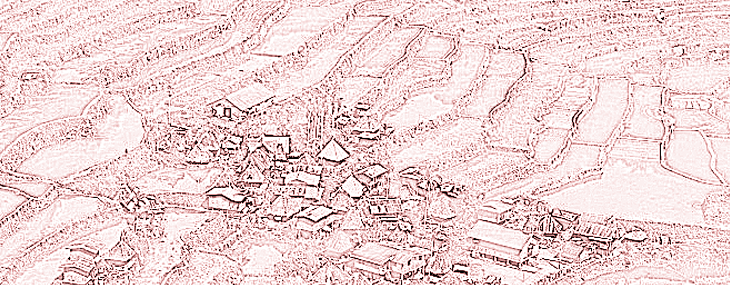
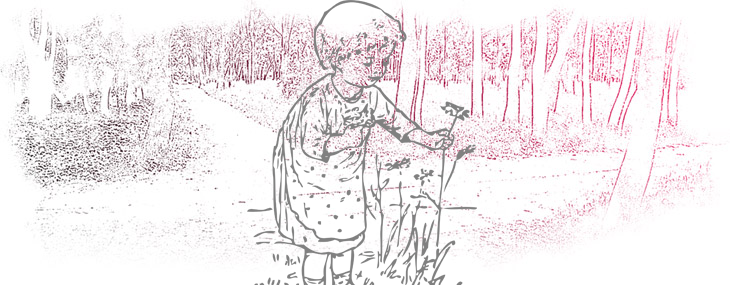
Layers edited between the first and the second 730 × 285 image:
renamed "Background copy" to "Layer 0 copy", moved it above "Curves 2", painted on it over [0, 0, 730, 285]
